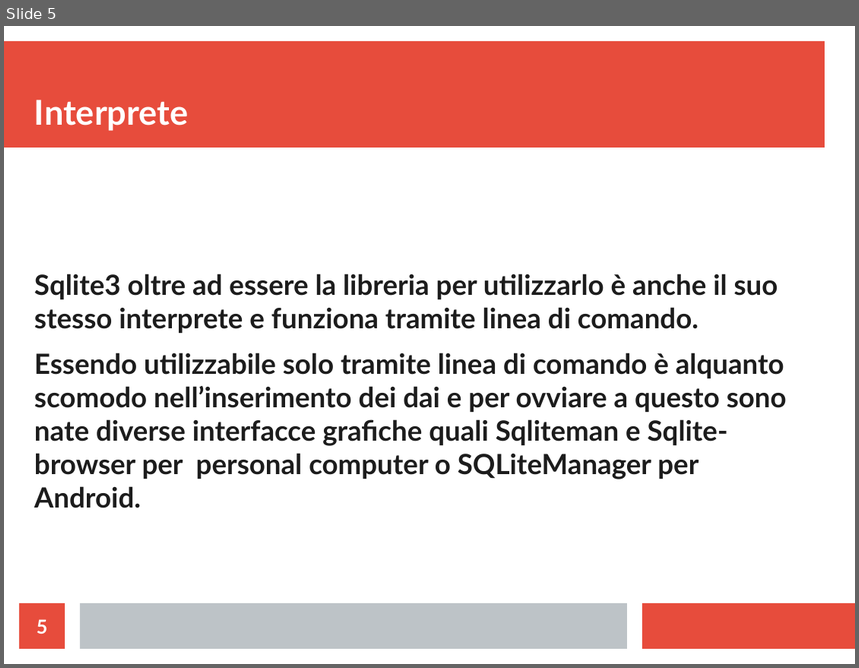
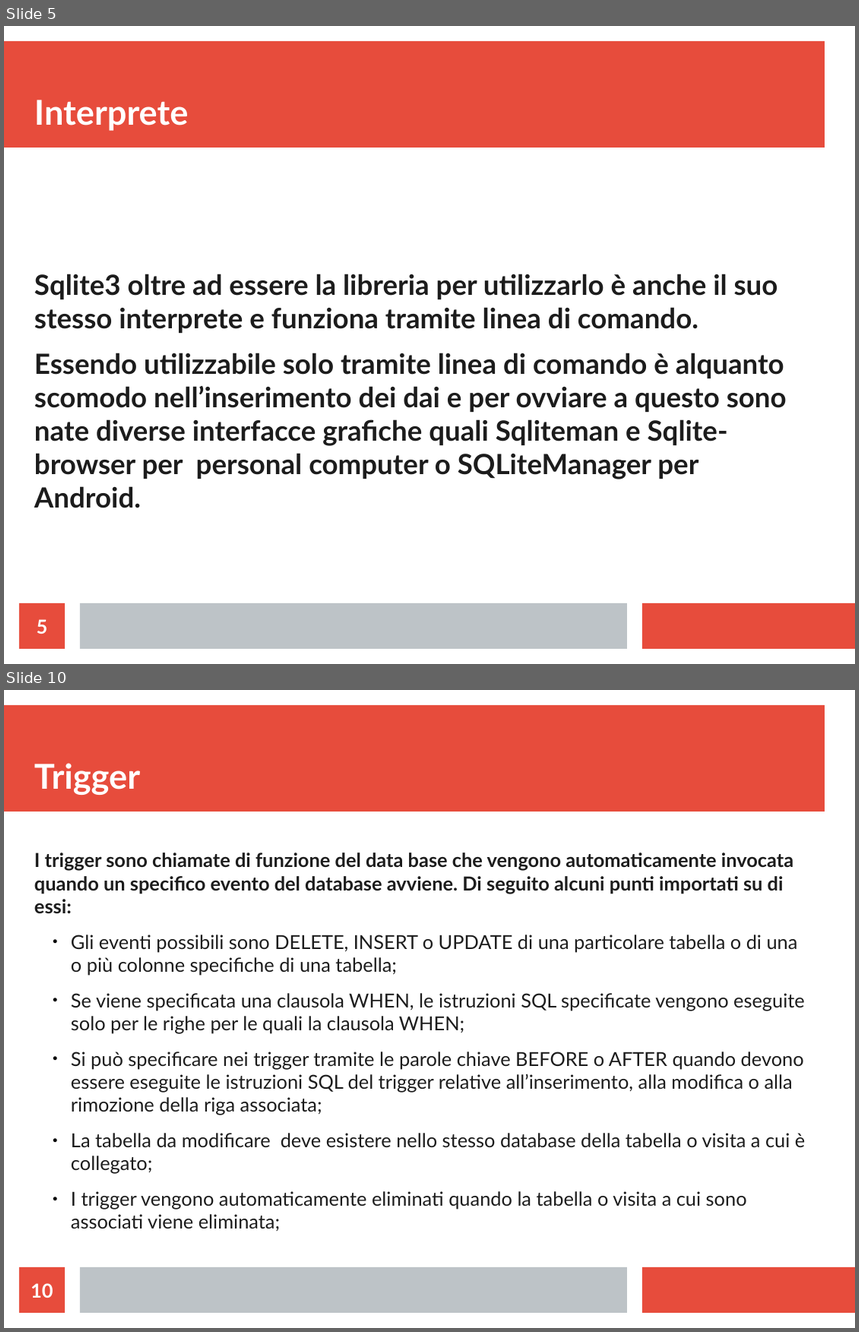
Before and after one commit to MicheleLadisa/cose, a slide deck: lavoriVari/SqlitePresentazione.odp. Shown one above the other, each under a label of ours: slide 5 before the commit, slides 5 and 10 after it; the slides between them are not shown. The pictures are 859x668 and 859x1332 pixels, drawn with LibreOffice and Linux fonts; fonts in the diff are those of the drawing. Boxes give left, top, right and bottom in pixels: in the first picture for what was removed or moved away, otherwise in the second. Text is boxed around its words. In the diff, an @@ line names an element or a change of style, - is before the commit and + after.

```diff
--- a/lavoriVari/SqlitePresentazione.odp
+++ b/lavoriVari/SqlitePresentazione.odp
@@ slide 10 added at bbox=[4, 690, 855, 1328], background #FFFFFF; not listed: 3 template elements that a slide beside it also shows @@
@@ title added at bbox=[34, 763, 140, 795], 32 pt, text #FFFFFF, bold @@
+Trigger
@@ text added at bbox=[34, 853, 805, 1231], 18 pt, text #1C1C1C @@
+I trigger sono chiamate di funzione del data base che vengono automaticamente invocata quando un specifico evento del database avviene. Di seguito alcuni punti importati su di essi:
+  ● Gli eventi possibili sono DELETE, INSERT o UPDATE di una particolare tabella o di una o più colonne specifiche di una tabella;
+  ● Se viene specificata una clausola WHEN, le istruzioni SQL specificate vengono eseguite solo per le righe per le quali la clausola WHEN;
+  ● Si può specificare nei trigger tramite le parole chiave BEFORE o AFTER quando devono essere eseguite le istruzioni SQL del trigger relative all’inserimento, alla modifica o alla rimozione della riga associata;
+  ● La tabella da modificare deve esistere nello stesso database della tabella o visita a cui è collegato;
+  ● I trigger vengono automaticamente eliminati quando la tabella o visita a cui sono associati viene eliminata;
@@ page number added at bbox=[19, 1268, 65, 1313], fill #E74C3C, 18 pt, text #FFFFFF, bold @@
+10
```
Also in this commit, not shown: 6 other slides added, 1 slide removed, 1 other file.
